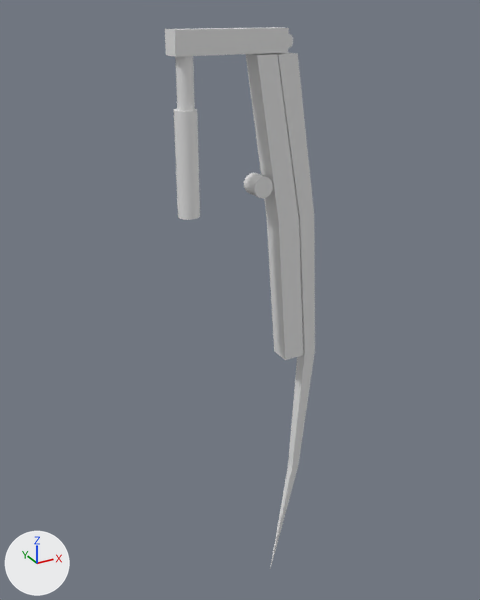
One commit to the Blender file Assets/Models/Robots/lowerLeg.blend: the scene before it, then after it.
Before and after are seen from a 50 mm lens placed at (-2.51, -3.99, 3.84), pointed at (-0.21, 0.19, 1.75). Every picture has the same lights, and +X, +Y and +Z are marked at lower left.
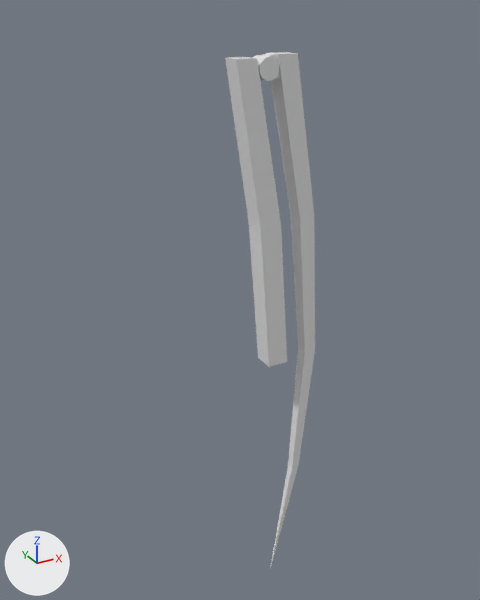
Where the newer file only moved an object's origin or applied its transform, the numbers keep the older frame.

Pixel boxes [x1, y1, x2, y2] of what changed, in the pictures (480 x 600 px):
'Cube', moved
    before: [246, 53, 303, 360]
    after: [225, 57, 287, 367]
'Cube.004', deleted
    before: [165, 27, 289, 57]
'Cube.003', deleted
    before: [174, 109, 200, 220]
'Cube.002', deleted
    before: [175, 56, 195, 111]
'Cylinder', deleted
    before: [282, 34, 293, 49]

What the commit changed:
Object 'Cube.004' (ob_cube_004) is deleted.
Object 'Cube.002' (ob_cube_002) is deleted.
Object 'Cylinder' (ob_cylinder) is deleted.
Object 'Cube' (ob_cube) moves from (-0.134, 0.0, 0.0) to (-0.285, 0.0, -0.02).
Object 'Cube.003' (ob_cube_003) is deleted.
